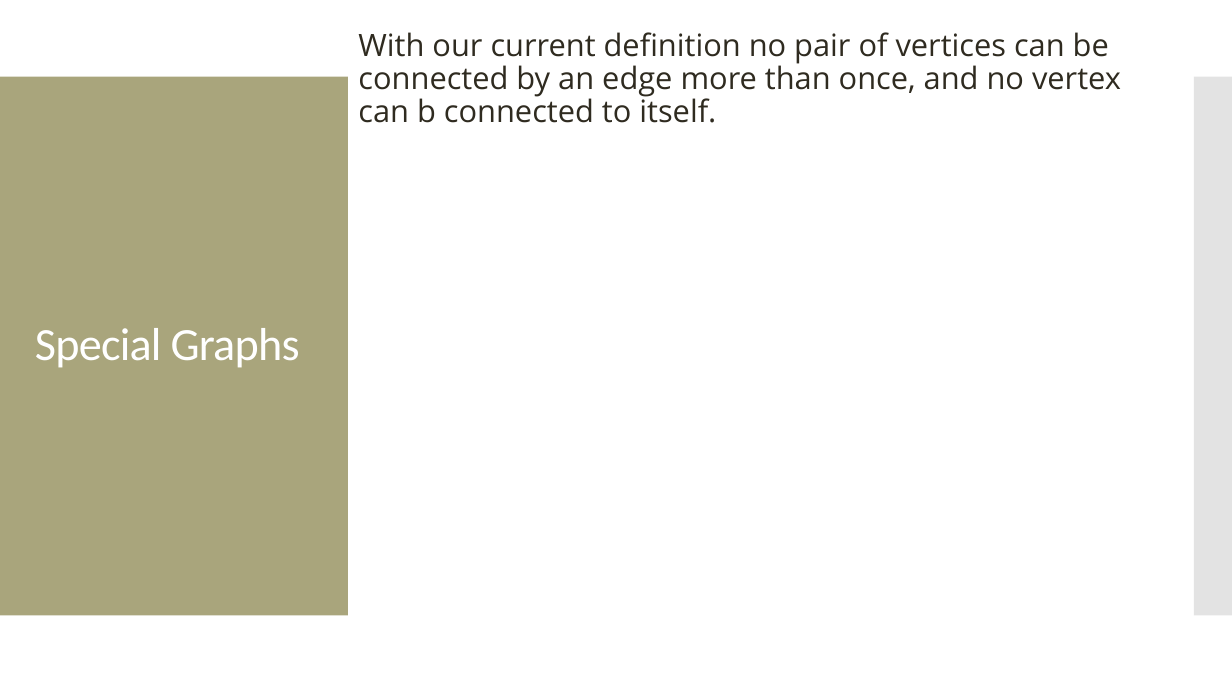
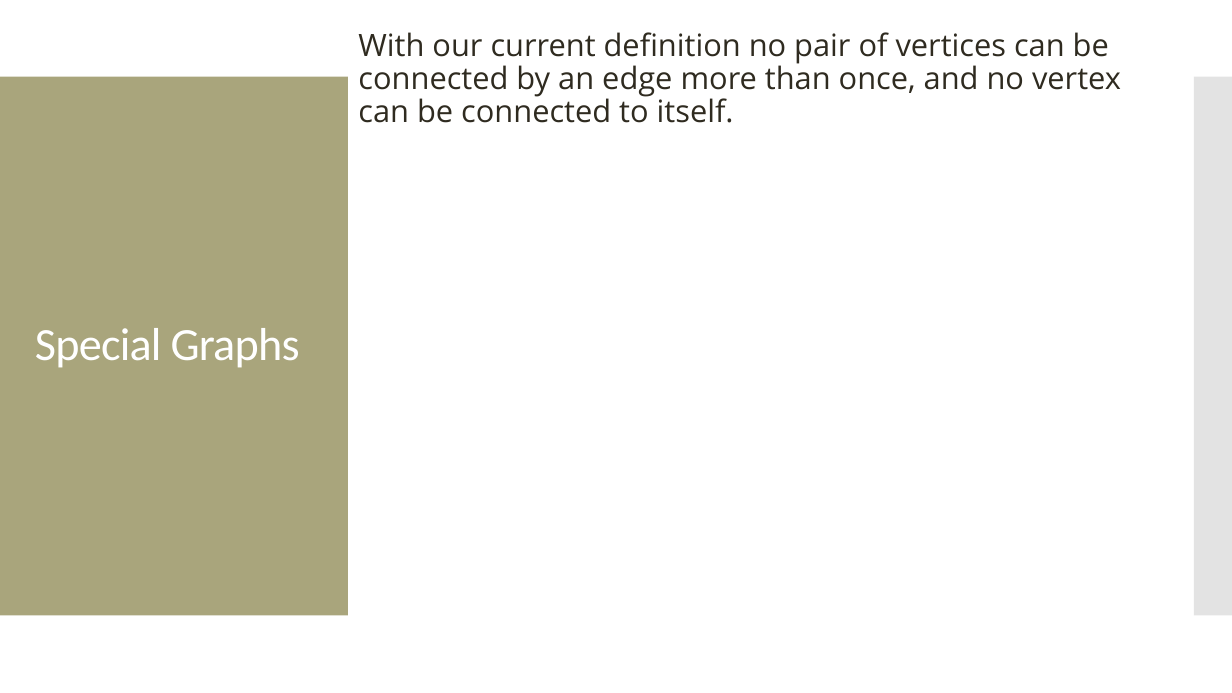
Before and after one commit to amosca01/MATH220-S24, a slide deck: slide 22 of slides/13-graphs-definitions.pptx. Drawn at 1232x693 pixels with LibreOffice and Linux fonts; fonts in the diff are those of the drawing. Boxes give left, top, right and bottom in pixels: in the first picture for what was removed or moved away, otherwise in the second. Text is boxed around its words. In the diff, an @@ line names an element or a change of style, - is before the commit and + after.

```diff
--- a/slides/13-graphs-definitions.pptx
+++ b/slides/13-graphs-definitions.pptx
@@ text at box(358, 32, 1121, 123): text changed @@
-With our current definition no pair of vertices can be connected by an edge more than once, and no vertex can b connected to itself.
+With our current definition no pair of vertices can be connected by an edge more than once, and no vertex can be connected to itself.
```
Also in this commit, not shown: 1 other slide changed, 1 slide removed, 8 other files.
